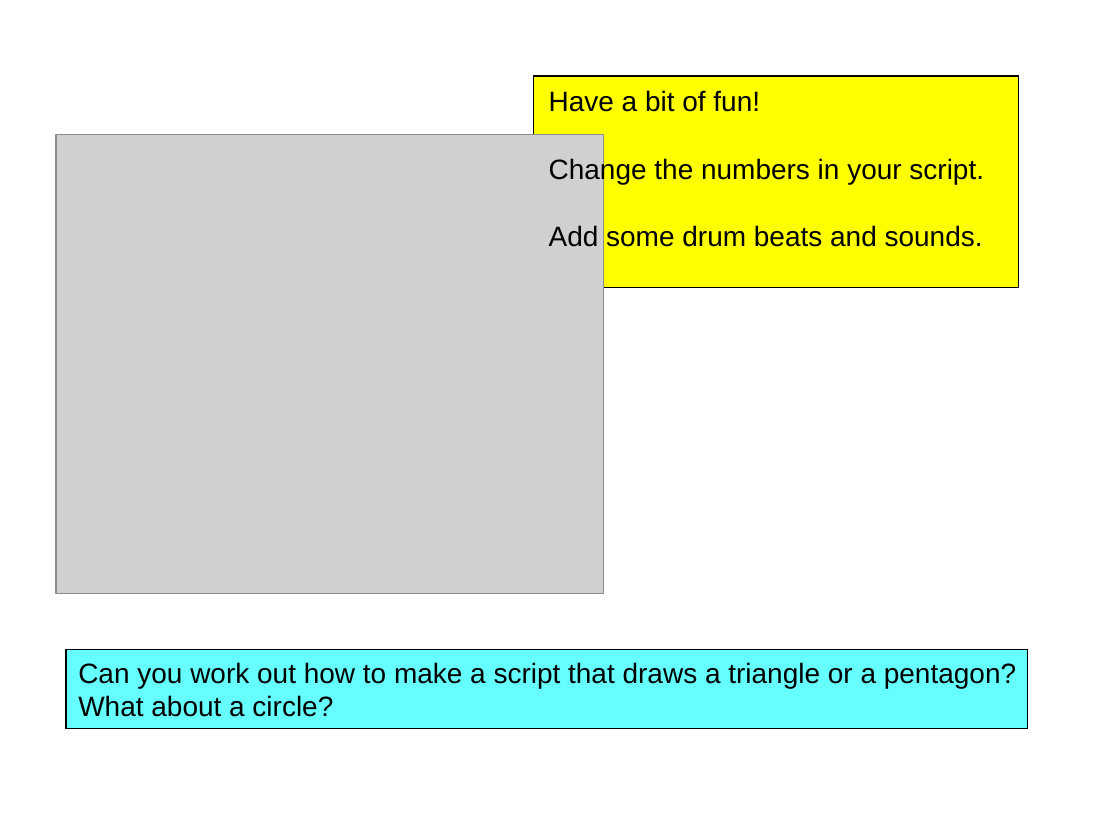
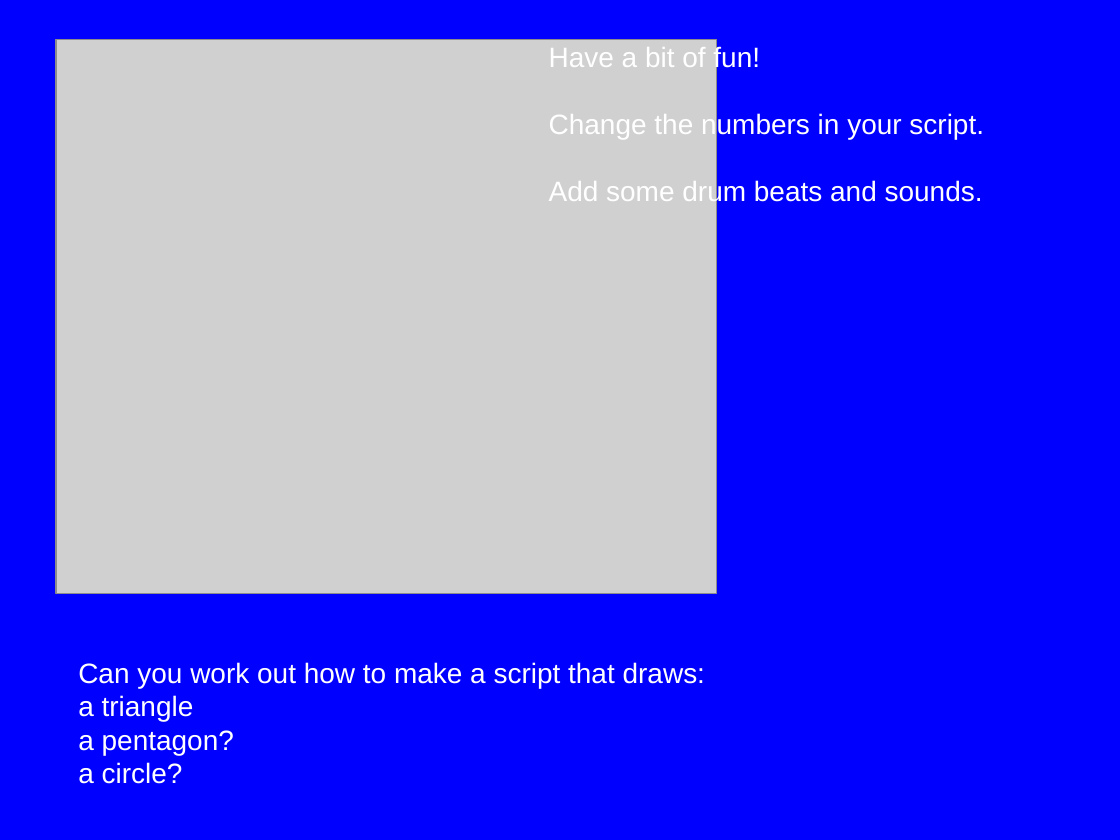
Before and after one commit to m-tranter/cathedral, a slide deck: slide 9 of scratch/scratch1.ppt. Drawn at 1120x840 pixels with LibreOffice and Linux fonts; fonts in the diff are those of the drawing; grey boxes stand for pictures. Boxes give left, top, right and bottom in pixels: in the first picture for what was removed or moved away, otherwise in the second. Text is boxed around its words. In the diff, an @@ line names an element or a change of style, - is before the commit and + after.

```diff
--- a/scratch/scratch1.ppt
+++ b/scratch/scratch1.ppt
@@ background #FFFFFF to #0000FF @@
@@ picture resized from (x1=56, y1=134, x2=604, y2=594) to (x1=56, y1=39, x2=717, y2=594) @@
@@ text "Have a bit of fun!" moved from (x1=549, y1=90, x2=984, y2=247) to (x1=549, y1=45, x2=984, y2=206) @@
@@ text "Have a bit of fun!" at (x1=549, y1=45, x2=984, y2=206): text colour #000000 to #FFFFFF @@
@@ rectangle removed at (x1=533, y1=76, x2=1018, y2=288) @@
@@ rectangle removed at (x1=66, y1=650, x2=1027, y2=729) @@
@@ text at (x1=78, y1=662, x2=705, y2=784): text changed; text colour #000000 to #FFFFFF @@
-Can you work out how to make a script that draws a triangle or a pentagon?
-What about a circle?
+Can you work out how to make a script that draws:
+a triangle
+a pentagon?
+a circle?
```
Also in this commit, not shown: 7 other slides changed, 1 slide added, 1 slide removed, 1 other file.
